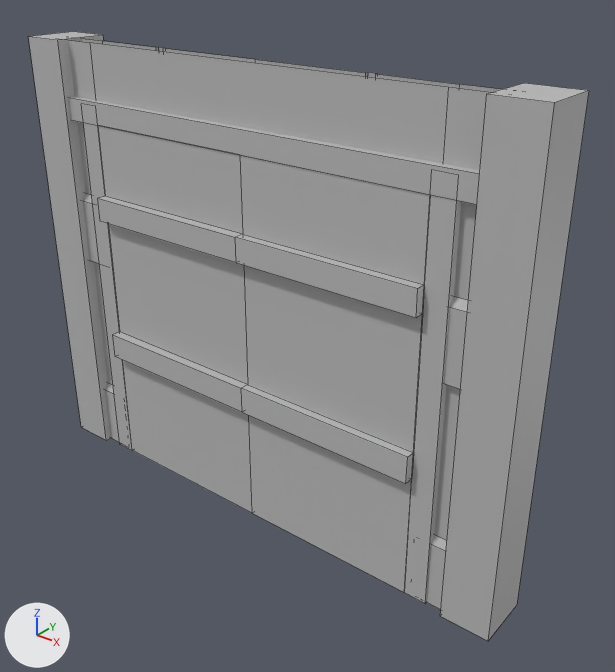
Renders of the FBX model TFG Cev/Assets/Prefabs/Objects/18_CastleModules/Objects/MainDoor.fbx from each side of a commit.
The view is the same before and after, from a 50 mm lens placed at (8.6, -9.53, 9.62), pointed at (0.73, 0.3, 3.52). Every picture has the same lights, and +X, +Y and +Z are marked at lower left. Mesh edges are drawn as thin lines. Where no turn or scale is listed for an object, it has been applied to the vertices.

Names of what the first picture shows: 'DoorWood', 'Door_L', 'Door_R', 'Wall', 'WoodBeam'.
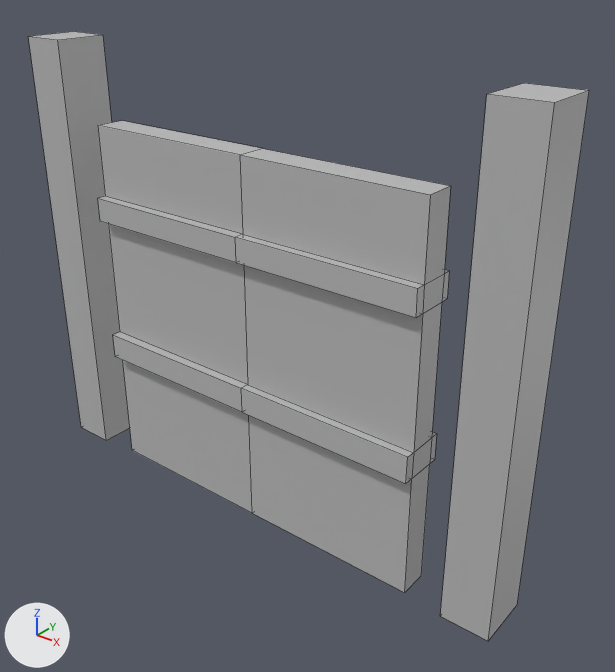
The newer file is also rescaled (x0.778) as a whole; pictures and numbers use the older file's frame.

The change, as a list of edits to the scene's bpy script:
```text
Remove ob_woodbeam:
    ob_woodbeam = bpy.data.objects.new('WoodBeam', me_mesh_004)
    ob_woodbeam.location = (0.0, -0.14, 3.46)
Remove ob_wall:
    ob_wall = bpy.data.objects.new('Wall', me_mesh_003)
    ob_wall.location = (0.0, -0.15, 3.92)
```

What differs and where, as boxes (x1, y1, x2, y2) in the pictures (615 x 672 px):
'Wall', deleted
    before: (68, 39, 502, 610)
'WoodBeam', deleted
    before: (68, 96, 480, 603)
